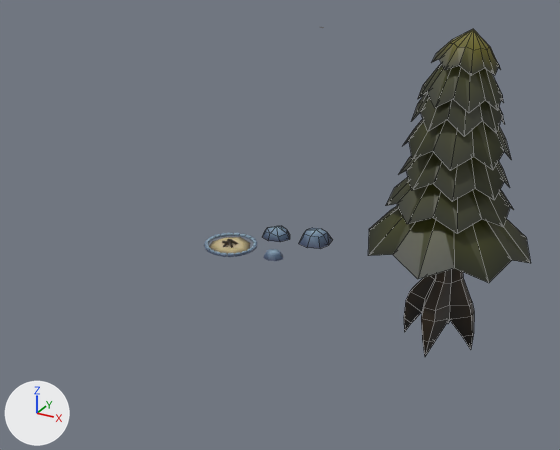
An edit to the Blender file artwork/tree.blend, drawn before and after from the same camera.
One viewpoint serves both versions: a 50 mm lens placed at (10.3, -37.0, 20.7), pointed at (-6.3, -6.9, 5.6). Every picture has the same lights, and +X, +Y and +Z are marked at lower left. The older version comes first. Mesh edges are drawn as thin lines on the coarser meshes.

The scene before the commit, as lines of its bpy script (objects in view):
```python
me_cube_005 = bpy.data.meshes.new('Cube.005')
me_cube_005.from_pydata(...)  # 378 vertices, 342 faces; spans x -1.69..1.66, y -1.65..1.66, z 0.0..0.5
me_cube_005.materials.append(mat_vertex_lit)
me_cylinder_001 = bpy.data.meshes.new('Cylinder.001')
me_cylinder_001.from_pydata(...)  # 434 vertices, 458 faces; spans x -1.37..1.38, y -1.36..1.39, z -1.95..9.94
me_cylinder_001.materials.append(mat_vertex_lit)
ob_fire_pit = bpy.data.objects.new('fire_pit', me_cube_005)
ob_fire_pit.location = (-13.56, 0.0, -0.01)
ob_tree = bpy.data.objects.new('tree', me_cylinder_001)
ob_tree.location = (-0.02, -0.05, 0.0)
ob_tree.scale = (3.23, 3.23, 1.45)
```
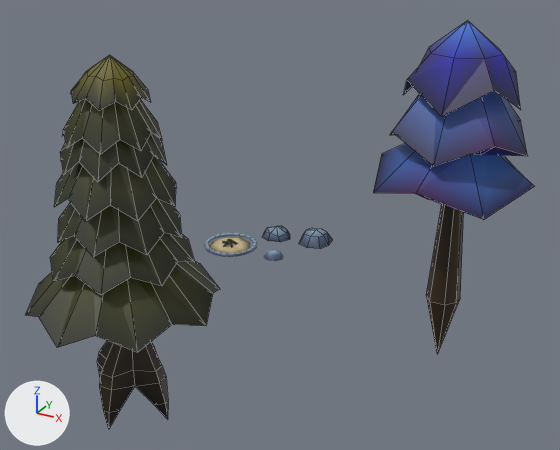
What differs and where, as boxes [x1, y1, x2, y2] in the pictures (560 x 450 px):
'tree', moved
    before: [368, 29, 530, 356]
    after: [26, 55, 220, 429]
'tree.002', added (blue)
    after: [373, 21, 534, 354]

What changed in the scene script:
```text
Add me_cylinder_003:
    me_cylinder_003.from_pydata(...)  # 112 vertices, 104 faces; spans x -1.28..1.29, y -1.27..1.3, z -2.58..10.18
    me_cylinder_003.materials.append(mat_vertex_lit)
Change ob_tree:
    ob_tree.location: (-0.02, -0.05, 0.0) -> (-11.02, -13.05, 0.0)
Add ob_tree_002:
    ob_tree_002 = bpy.data.objects.new('tree.002', me_cylinder_003)
    ob_tree_002.location = (0.0, 0.0, 0.0)
    ob_tree_002.scale = (3.23, 3.23, 1.45)
```
